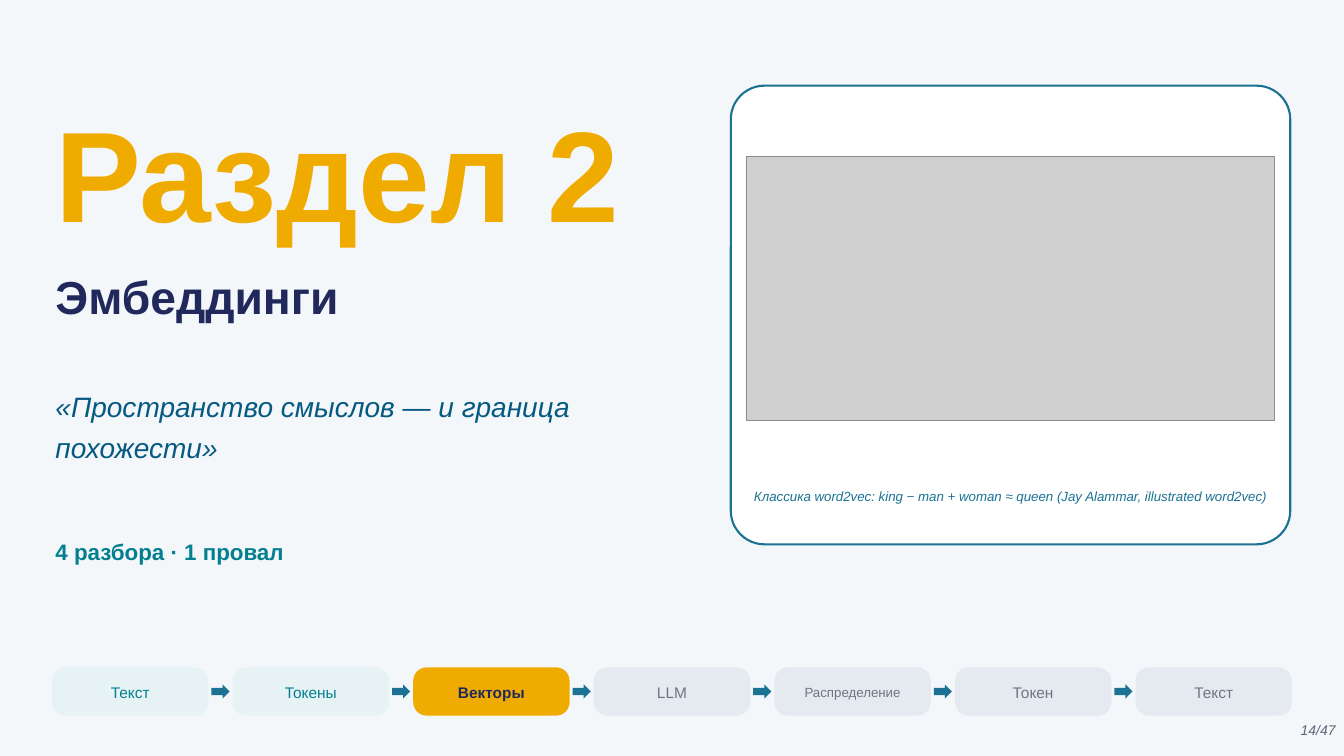
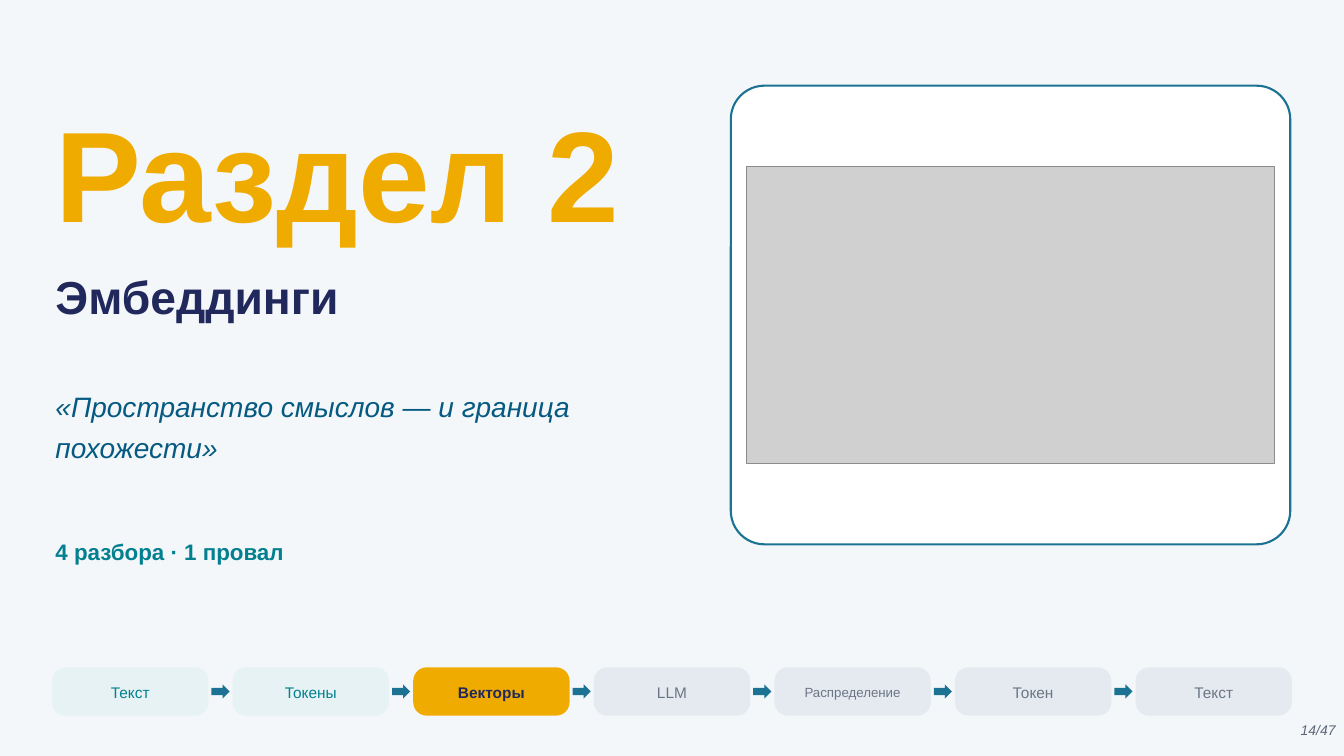
Before and after one commit to tellina-study/AI-usage-lessons, a slide deck: slide 14 of library/lectures/lec-02/rendered/lec-02.pptx. Drawn at 1344x756 pixels with LibreOffice and Linux fonts; fonts in the diff are those of the drawing; grey boxes stand for pictures. Boxes give left, top, right and bottom in pixels: in the first picture for what was removed or moved away, otherwise in the second. Text is boxed around its words. In the diff, an @@ line names an element or a change of style, - is before the commit and + after.

```diff
--- a/library/lectures/lec-02/rendered/lec-02.pptx
+++ b/library/lectures/lec-02/rendered/lec-02.pptx
@@ picture: place and size @@
-picture at [747, 157, 1274, 421]
+picture at [747, 166, 1274, 463]
@@ text removed at [754, 491, 1266, 504] @@
-Классика word2vec: king − man + woman ≈ queen (Jay Alammar, illustrated word2vec)
```
Also in this commit, not shown: 9 other slides changed, 22 other files.
